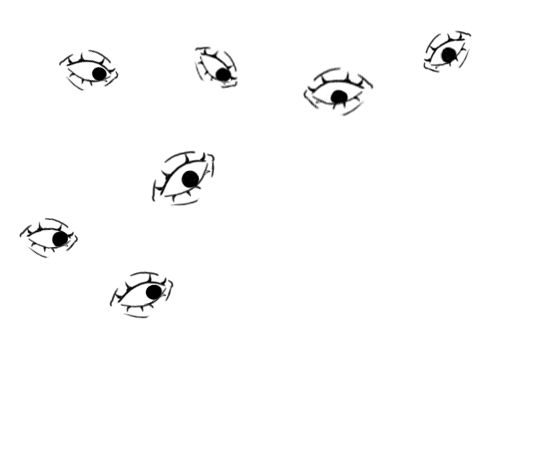
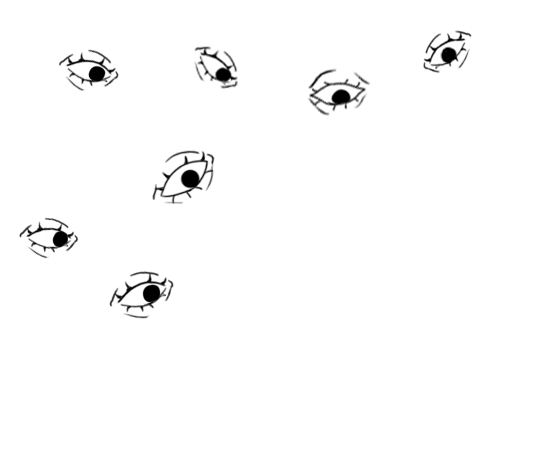
Two versions of the same layered image (550 × 450). Layer-by-layer changes:
pixels changed over box(44, 64, 374, 305) (layer not identified)
